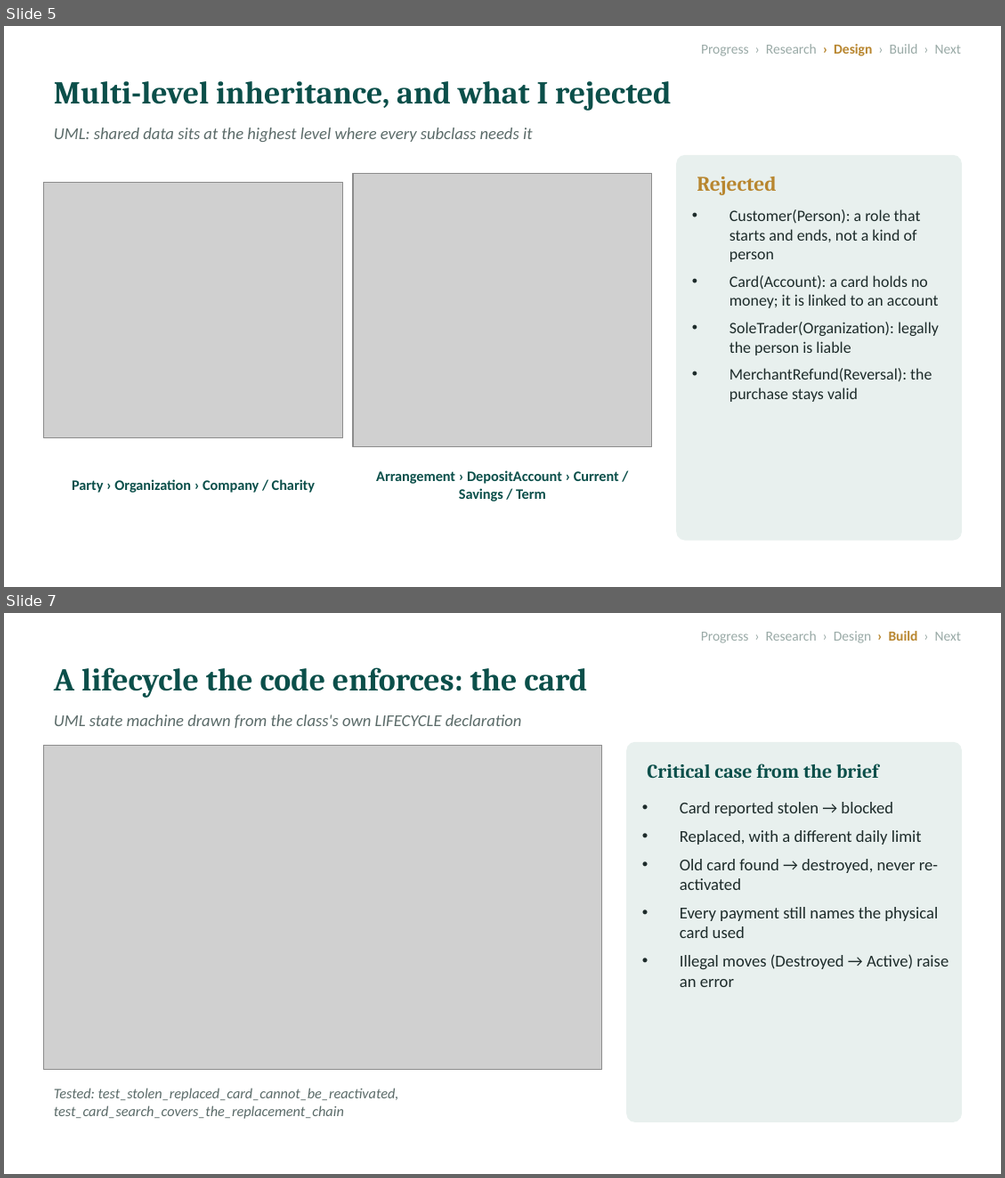
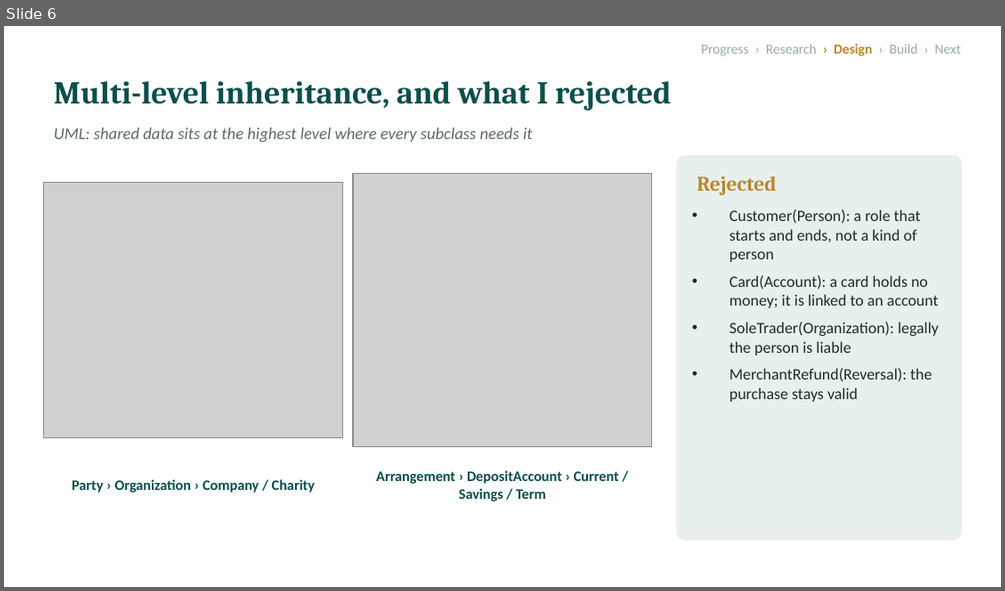
Before and after one commit to l255668-hash/commercial-banking, a slide deck: docs/Progress_Presentation_1.pptx. Shown one above the other, each under a label of ours: slides 5 and 7 before the commit, slide 6 after it; the slides between them are not shown. The pictures are 1005x1178 and 1005x591 pixels, drawn with LibreOffice and Linux fonts; fonts in the diff are those of the drawing; grey boxes stand for pictures. Boxes give left, top, right and bottom in pixels: in the first picture for what was removed or moved away, otherwise in the second. Text is boxed around its words. In the diff, an @@ line names an element or a change of style, - is before the commit and + after.

```diff
--- a/docs/Progress_Presentation_1.pptx
+++ b/docs/Progress_Presentation_1.pptx
@@ slide 7 removed at <box>4,613,1001,1174</box>, background #FFFFFF @@
@@ text removed at <box>701,631,961,643</box> @@
-Progress › Research › Design › Build › Next
@@ text removed at <box>54,667,587,698</box> @@
-A lifecycle the code enforces: the card
@@ text removed at <box>54,714,522,728</box> @@
-UML state machine drawn from the class's own LIFECYCLE declaration
@@ picture removed at <box>44,746,602,1070</box> @@
@@ rounded rectangle removed at <box>627,743,961,1121</box> @@
@@ text removed at <box>647,763,878,778</box> @@
-Critical case from the brief
@@ text removed at <box>680,802,948,987</box> @@
-• Card reported stolen → blocked
-• Replaced, with a different daily limit
-• Old card found → destroyed, never re-activated
-• Every payment still names the physical card used
-• Illegal moves (Destroyed → Active) raise an error
@@ text removed at <box>54,1087,399,1119</box> @@
-Tested: test_stolen_replaced_card_cannot_be_reactivated, test_card_search_covers_the_replacement_chain
@@ what was slide 5 is now slide 6 @@
```
Also in this commit, not shown: 6 slides changed, 2 slides added, 12 other files.
